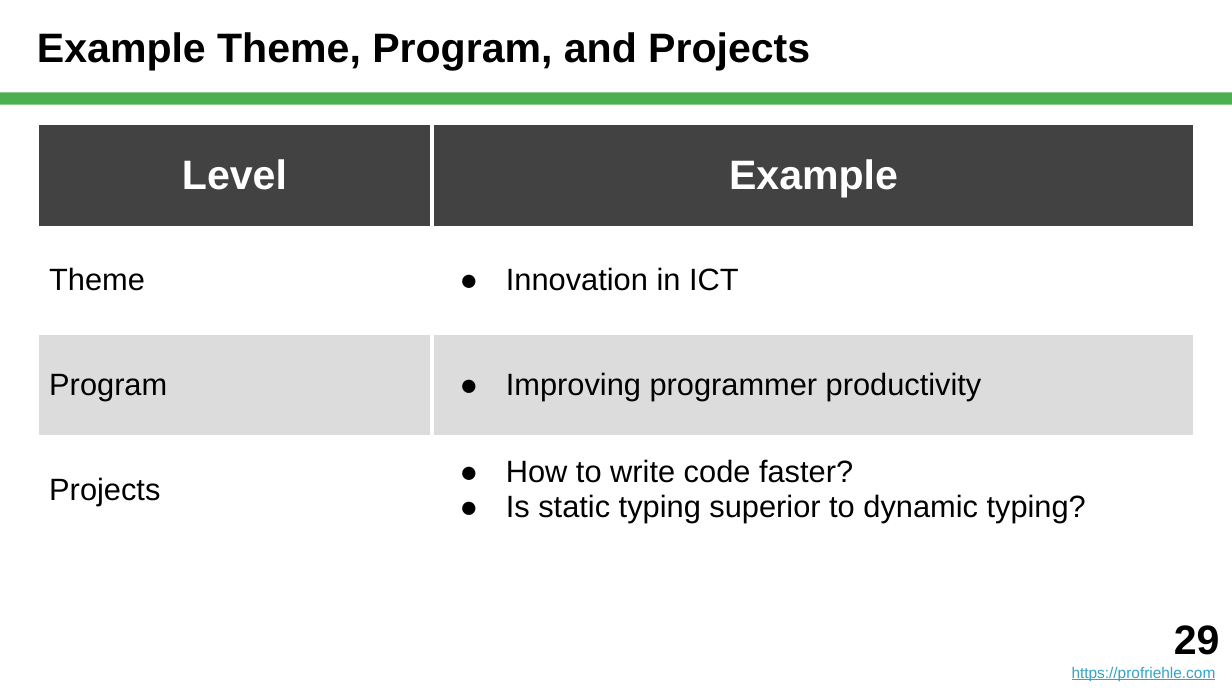
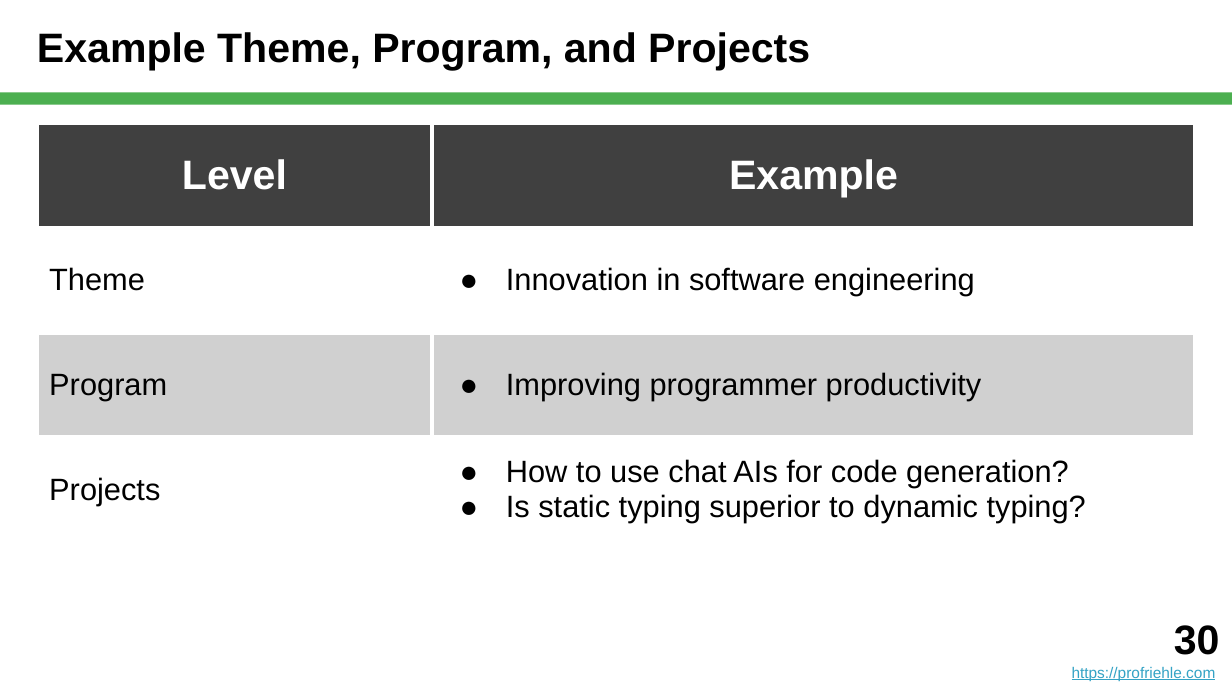
Before and after one commit to dirkriehle/nyt-course, a slide deck: slide 30 of Lecture slides/NYT C01 - What is Science.pptx (slide 29 before the commit). Drawn at 1232x693 pixels with LibreOffice and Linux fonts; fonts in the diff are those of the drawing. Boxes give left, top, right and bottom in pixels: in the first picture for what was removed or moved away, otherwise in the second. Text is boxed around its words. In the diff, an @@ line names an element or a change of style, - is before the commit and + after.

```diff
--- a/Lecture slides/NYT C01 - What is Science.pptx
+++ b/Lecture slides/NYT C01 - What is Science.pptx
@@ table at [37,123,1195,527] @@
-row 2, column 2: Innovation in ICT
+row 2, column 2: Innovation in software engineering
-row 4, column 2: How to write code faster? / Is static typing superior to dynamic typing?
+row 4, column 2: How to use chat AIs for code generation? / Is static typing superior to dynamic typing?
@@ fill #424242 to #404040 in row 1 @@
@@ fill #DCDCDC to #D0D0D0 in row 3 @@
@@ text at [1174,625,1220,655]: text changed @@
-29
+30
```
Also in this commit, not shown: 12 other slides changed, 2 slides added, 1 slide removed, 3 other files.
